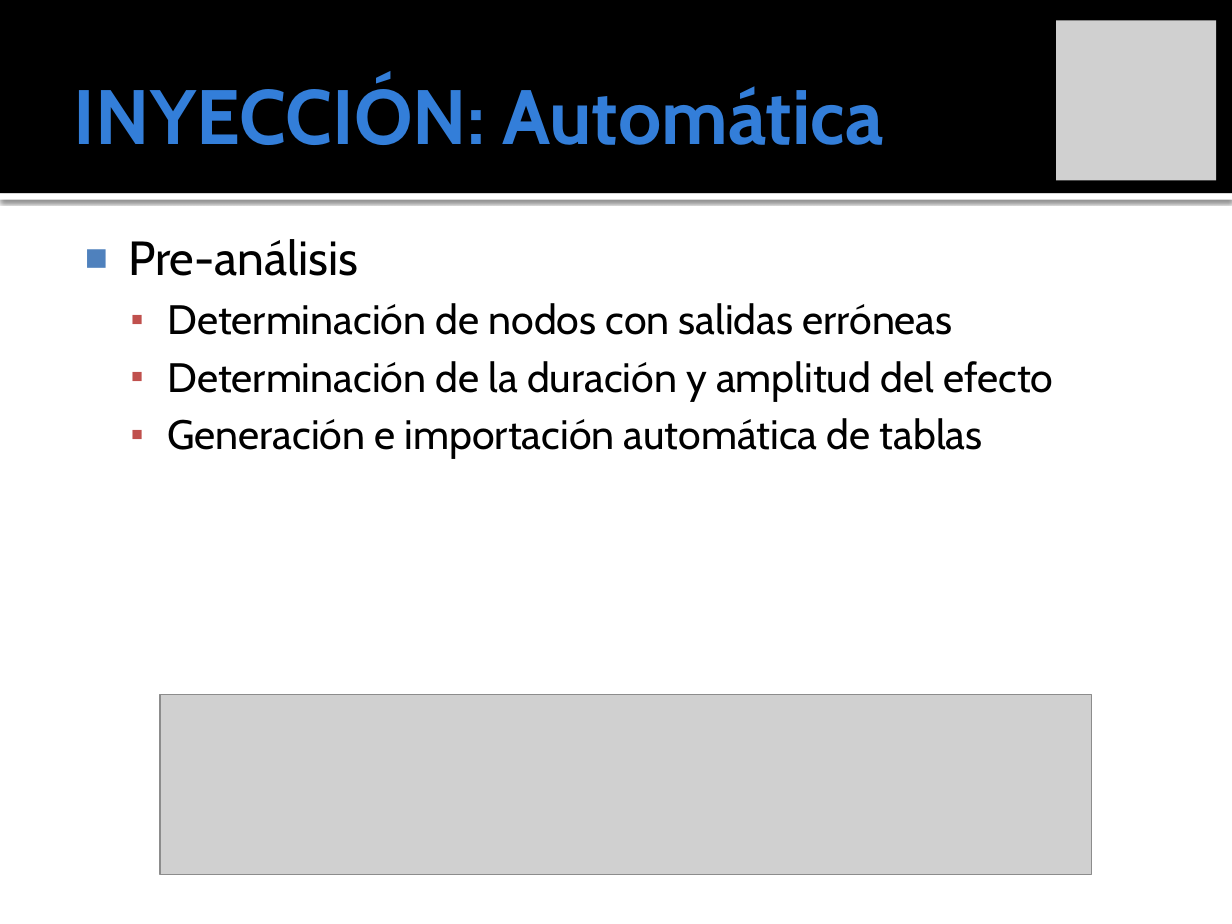
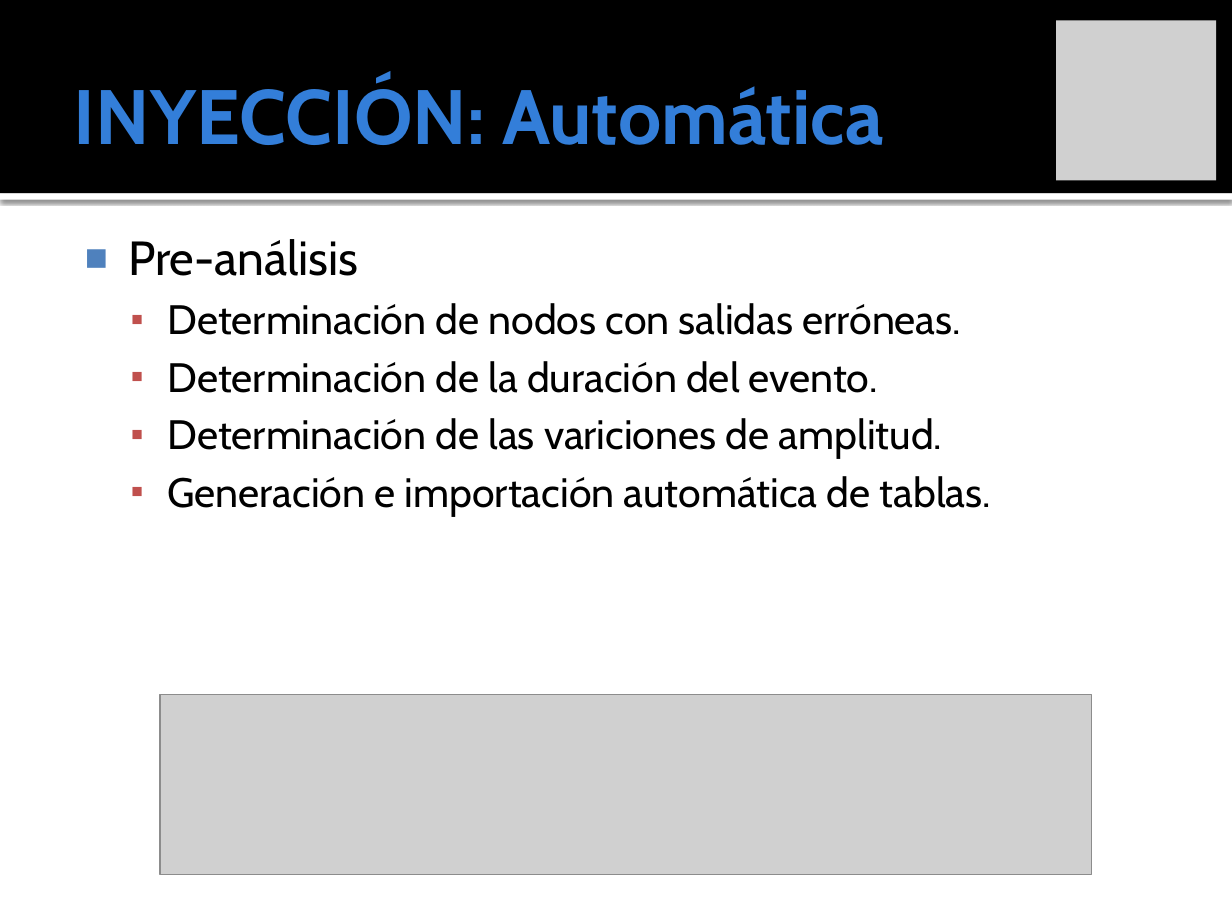
Before and after one commit to ginotkj/fiocs, a slide deck: slide 12 of Documentation/Documentacion/PRESENTACION_FACU.pptx. Drawn at 1232x924 pixels with LibreOffice and Linux fonts; fonts in the diff are those of the drawing; grey boxes stand for pictures. Boxes give left, top, right and bottom in pixels: in the first picture for what was removed or moved away, otherwise in the second. Text is boxed around its words. In the diff, an @@ line names an element or a change of style, - is before the commit and + after.

```diff
--- a/Documentation/Documentacion/PRESENTACION_FACU.pptx
+++ b/Documentation/Documentacion/PRESENTACION_FACU.pptx
@@ text at (168,303,991,517): text changed @@
-  ▪ Determinación de nodos con salidas erróneas
-  ▪ Determinación de la duración y amplitud del efecto
-  ▪ Generación e importación automática de tablas
+  ▪ Determinación de nodos con salidas erróneas.
+  ▪ Determinación de la duración del evento.
+  ▪ Determinación de las variciones de amplitud.
+  ▪ Generación e importación automática de tablas.
```
Also in this commit, not shown: 2 slides added.
